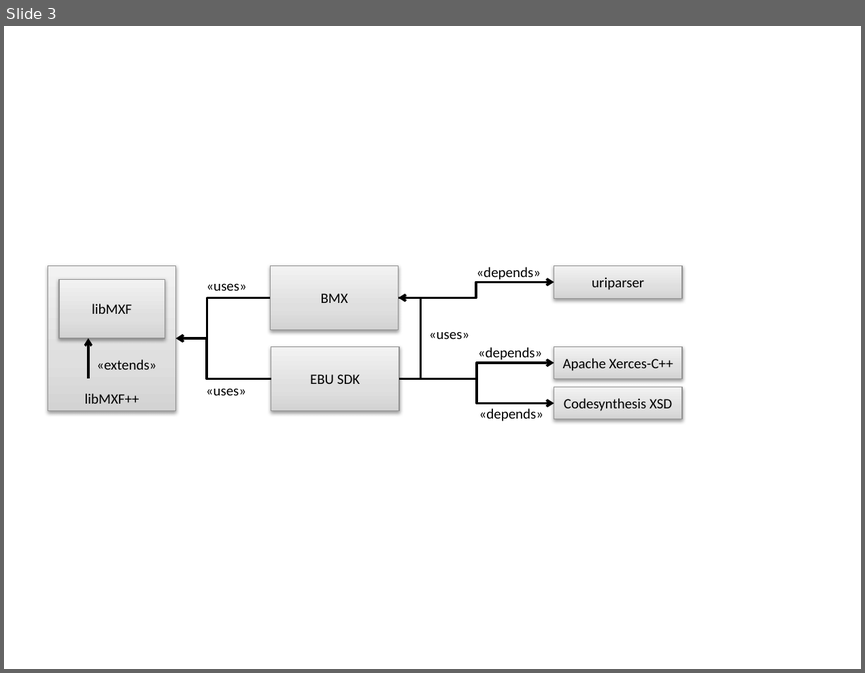
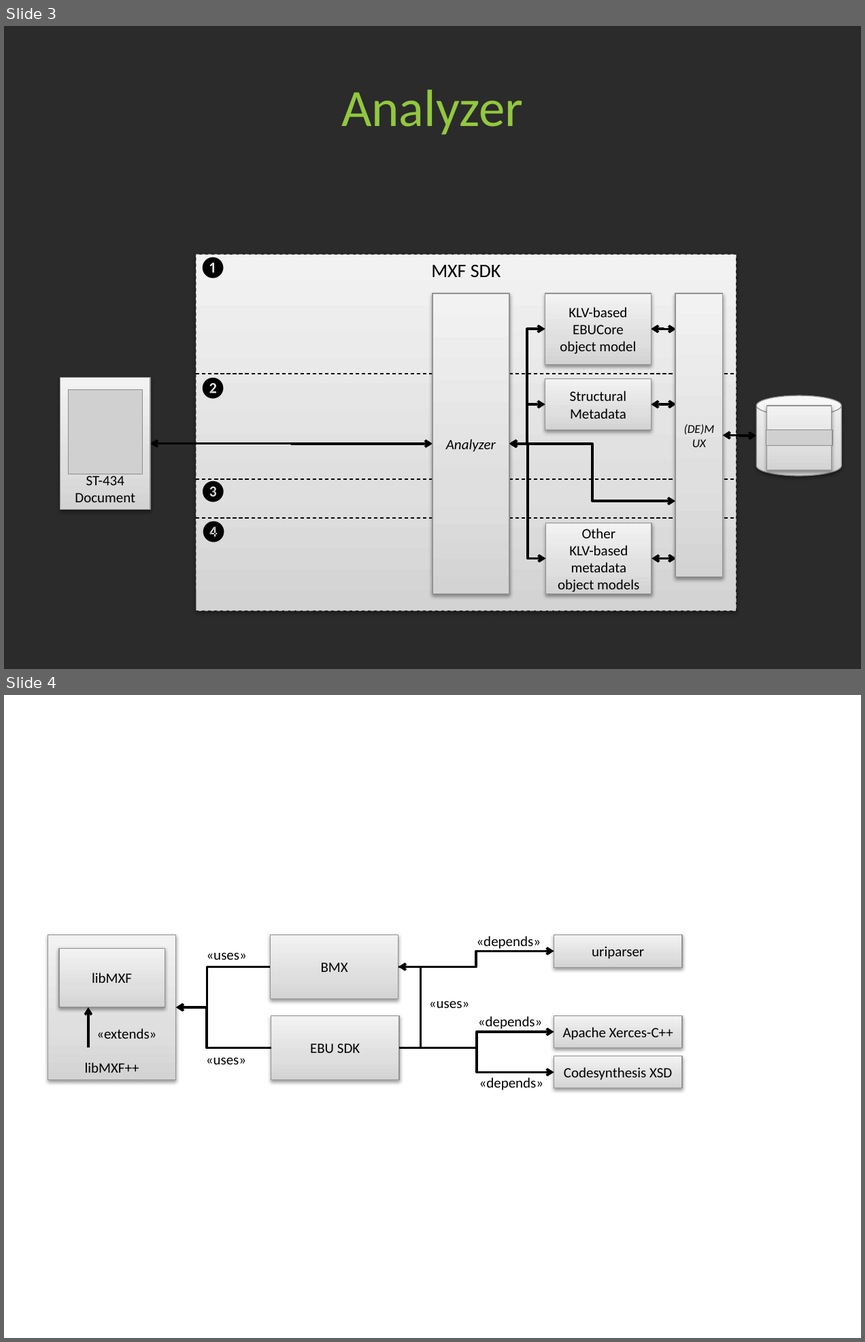
Before and after one commit to Limecraft/ebu-mxfsdk, a slide deck: doc/EBU MXF SDK - EBUCore - images.pptx. Shown one above the other, each under a label of ours: slide 3 before the commit, slides 3 and 4 after it. The pictures are 865x673 and 865x1342 pixels, drawn with LibreOffice and Linux fonts; fonts in the diff are those of the drawing; grey boxes stand for pictures; background and template pictures are left out; a plain dark background stands for a picture behind light text. Boxes give left, top, right and bottom in pixels: in the first picture for what was removed or moved away, otherwise in the second. Text is boxed around its words. In the diff, an @@ line names an element or a change of style, - is before the commit and + after.

Commit message:
Updated figures to more closely match changes in the SDK.

```diff
--- a/doc/EBU MXF SDK - EBUCore - images.pptx
+++ b/doc/EBU MXF SDK - EBUCore - images.pptx
@@ slide 3 added at bbox=[4, 26, 861, 669], background picture (left out) @@
@@ title added at bbox=[341, 89, 523, 135], 44 pt, text #92C83E @@
+Analyzer
@@ rectangle added at bbox=[196, 254, 736, 610], fill gradient #D3D3D3 to #E0E0E0 to #F3F3F3, outline #939393 0.75 pt dashed, 16 pt, text #000000 @@
+MXF SDK
@@ text added at bbox=[198, 256, 227, 279], 18 pt, text #000000 @@
+❶
@@ rectangle added at bbox=[432, 293, 509, 593], fill gradient #D3D3D3 to #E0E0E0 to #F3F3F3, outline #939393 0.75 pt, 12 pt, text #000000, italic @@
+Analyzer
@@ rectangle added at bbox=[545, 293, 651, 365], fill gradient #D3D3D3 to #E0E0E0 to #F3F3F3, outline #939393 0.75 pt, 12 pt, text #000000 @@
+KLV-based
+EBUCore object model
@@ rectangle added at bbox=[675, 293, 722, 577], fill gradient #D3D3D3 to #E0E0E0 to #F3F3F3, outline #939393 0.75 pt, 10 pt, text #000000, italic @@
+(DE)MUX
@@ elbow double arrow added from (509, 444) to (545, 329), #000000 2 pt @@
@@ rectangle added at bbox=[555, 324, 646, 378], fill gradient #D3D3D3 to #E0E0E0 to #F3F3F3, outline #939393 0.75 pt, 12 pt, text #000000 @@
+Compressed
+Audio
+Samples
@@ rectangle added at bbox=[575, 317, 664, 371], fill gradient #D3D3D3 to #E0E0E0 to #F3F3F3, outline #939393 0.75 pt, 12 pt, text #000000 @@
+Compressed
+Audio
+Samples
@@ elbow double arrow added from (651, 329) to (676, 329), #000000 2 pt @@
@@ rectangle added at bbox=[60, 378, 150, 509], fill gradient #D3D3D3 to #E0E0E0 to #F3F3F3, outline #939393 0.75 pt, 12 pt, text #000000 @@
+ST-434 Document
@@ picture added at bbox=[68, 389, 142, 473] @@
@@ line added from (196, 374) to (736, 374), #000000 0.75 pt dashed @@
@@ text added at bbox=[198, 378, 227, 399], 18 pt, text #000000 @@
+❷
@@ rectangle added at bbox=[545, 379, 651, 431], fill gradient #D3D3D3 to #E0E0E0 to #F3F3F3, outline #939393 0.75 pt, 12 pt, text #000000 @@
+Structural Metadata
@@ elbow double arrow added from (509, 444) to (545, 404), #000000 2 pt @@
@@ rectangle added at bbox=[555, 405, 646, 460], fill gradient #D3D3D3 to #E0E0E0 to #F3F3F3, outline #939393 0.75 pt, 12 pt, text #000000 @@
+Compressed
+Video
+Frames
@@ rectangle added at bbox=[575, 395, 664, 449], fill gradient #D3D3D3 to #E0E0E0 to #F3F3F3, outline #939393 0.75 pt, 12 pt, text #000000 @@
+Compressed
+Video
+Frames
@@ elbow double arrow added from (651, 404) to (676, 404), #000000 2 pt @@
@@ cylinder added at bbox=[756, 395, 841, 476], fill gradient #D3D3D3 to #E0E0E0 to #F3F3F3, outline #939393 0.75 pt @@
@@ rectangle added at bbox=[766, 405, 832, 470], fill gradient #D3D3D3 to #E0E0E0 to #F3F3F3, outline #939393 0.75 pt @@
@@ picture added at bbox=[766, 429, 832, 445] @@
@@ elbow double arrow added from (150, 444) to (432, 444), #000000 2 pt @@
@@ elbow double arrow added from (509, 444) to (545, 558), #000000 2 pt @@
@@ elbow double arrow added from (509, 444) to (675, 501), #000000 2 pt @@
@@ elbow double arrow added from (723, 435) to (756, 435), #000000 2 pt @@
@@ line added from (196, 480) to (736, 480), #000000 0.75 pt dashed @@
@@ text added at bbox=[199, 480, 228, 503], 18 pt, text #000000 @@
+❸
@@ line added from (196, 518) to (736, 518), #000000 0.75 pt dashed @@
@@ text added at bbox=[199, 521, 228, 542], 18 pt, text #000000 @@
+❹
@@ rectangle added at bbox=[545, 523, 652, 594], fill gradient #D3D3D3 to #E0E0E0 to #F3F3F3, outline #939393 0.75 pt, 12 pt, text #000000 @@
+Other
+KLV-based
+metadata
+object models
@@ elbow double arrow added from (652, 558) to (676, 558), #000000 2 pt @@
@@ what was slide 3 is now slide 4 @@
```
